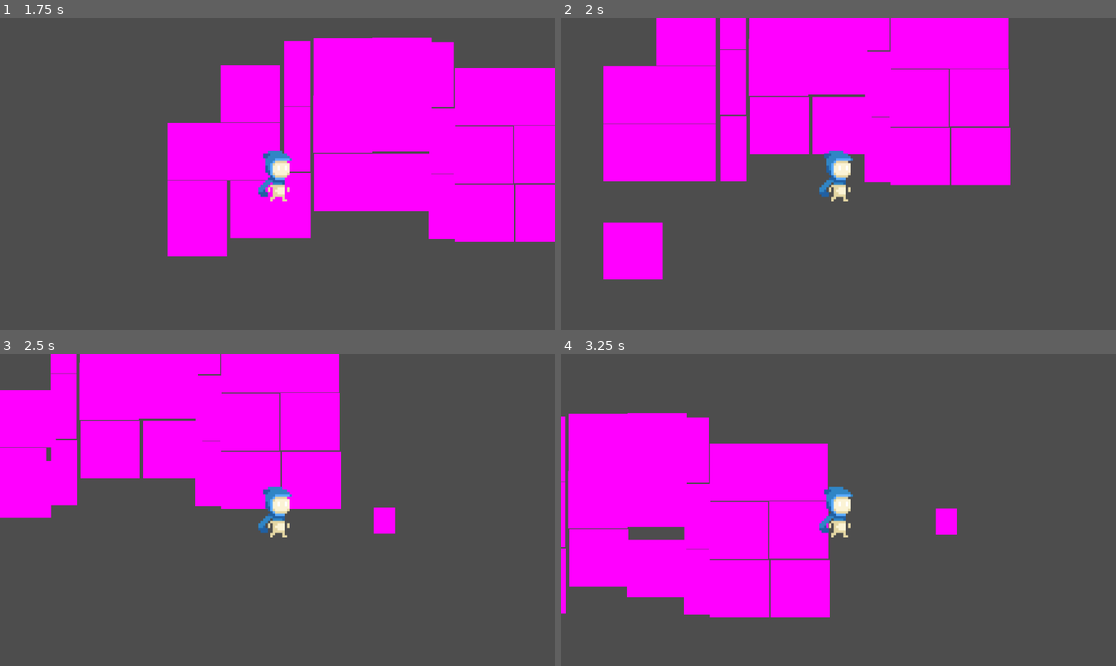
Above: before the commit, frames 1-4 (two rows, left to right).
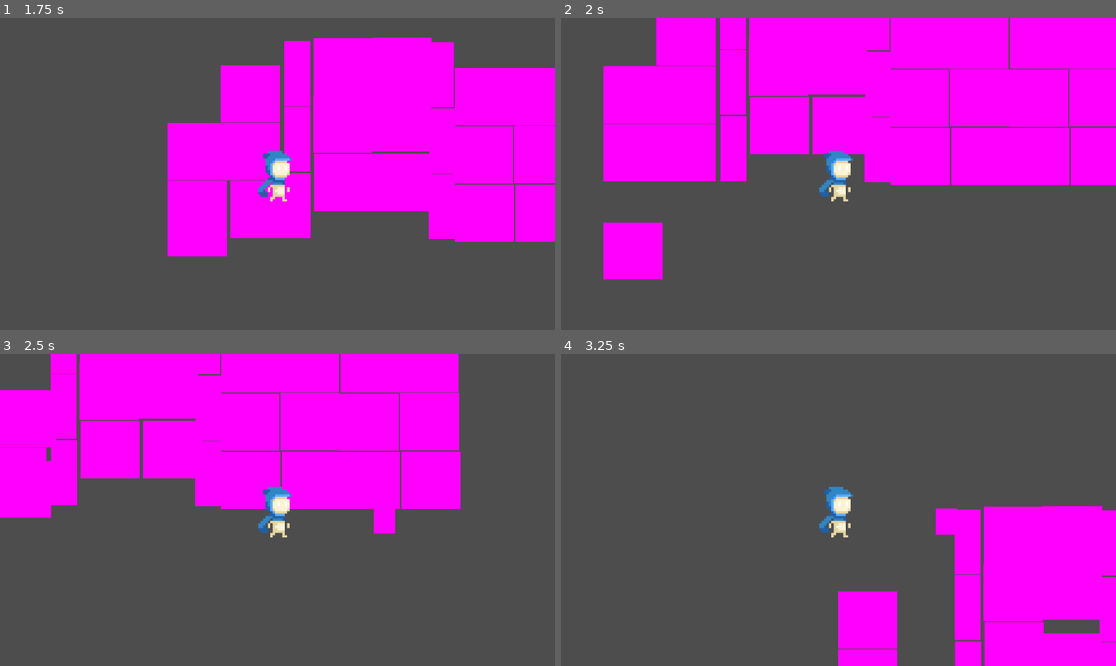
Above: after the commit, the same moments.

Repository: MD-Hamza/ClusterFall
Game: Godot game, scene res://States/PlayState.tscn
The game is run twice, just before and just after one commit, with the same random seed, the same clock (stepped at 60 frames per second) and the same inputs. This scene is started directly instead of the project's main scene.
Inputs (mouse positions are in pixels of both pictures, inside the frame that each line leads up to):
- Up to frame 1 (1.75 s): tap Enter at 0.5 s; move the mouse to (399, 158) at 0.52 s; hold D (ui_right) 0.53-1.28 s; click (399, 158) at 0.6 s; move the mouse to (166, 189) at 1.27 s; hold S (ui_down) from 1.28 s (still down); right-click (166, 189) at 1.35 s
- Up to frame 2 (2 s): keep holding S (ui_down)
- Up to frame 3 (2.5 s): move the mouse to (333, 441) at 2.02 s; release S (ui_down) at 2.03 s; hold D (ui_right) from 2.03 s (still down); click (333, 441) at 2.1 s
- Up to frame 4 (3.25 s): move the mouse to (810, 572) at 2.77 s; release D (ui_right) at 2.78 s; hold W (ui_up) from 2.78 s (still down); right-click (810, 572) at 2.85 s

Frame 1 is identical in both runs. In frame 2, 10% of the frame differs, in the area x 80-100%, y 0-54%; in frame 3, 11%; in frame 4, 43%, in the area x 0-100%, y 18-100%.

Commit message:
Update PlayState.tscn

Diff:
--- a/States/PlayState.tscn
+++ b/States/PlayState.tscn
@@ -91,3 +91,24 @@
 [node name="Player" parent="." groups=["Player"] instance=ExtResource("1_0guaw")]
 
 [node name="Camera2D" type="Camera2D" parent="Player"]
+
+[node name="Obstacle" parent="." instance=ExtResource("5_yvm6h")]
+position = Vector2(840, 180)
+
+[node name="Tile19" parent="." instance=ExtResource("2_84226")]
+position = Vector2(966, 6)
+
+[node name="Tile20" parent="." instance=ExtResource("2_84226")]
+position = Vector2(970, 248)
+
+[node name="Tile21" parent="." instance=ExtResource("2_84226")]
+position = Vector2(844, 248)
+
+[node name="Tile22" parent="." instance=ExtResource("2_84226")]
+position = Vector2(844, 6)
+
+[node name="Tile23" parent="." instance=ExtResource("2_84226")]
+position = Vector2(967, 126)
+
+[node name="Tile24" parent="." instance=ExtResource("2_84226")]
+position = Vector2(842, 127)
